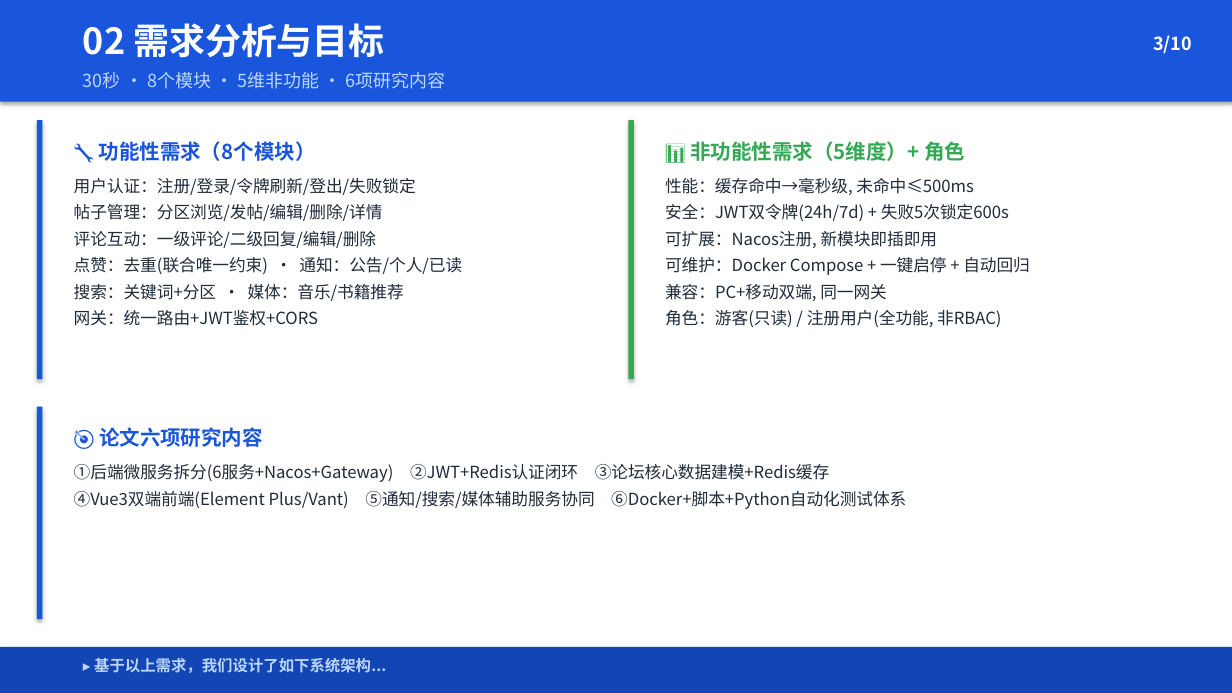
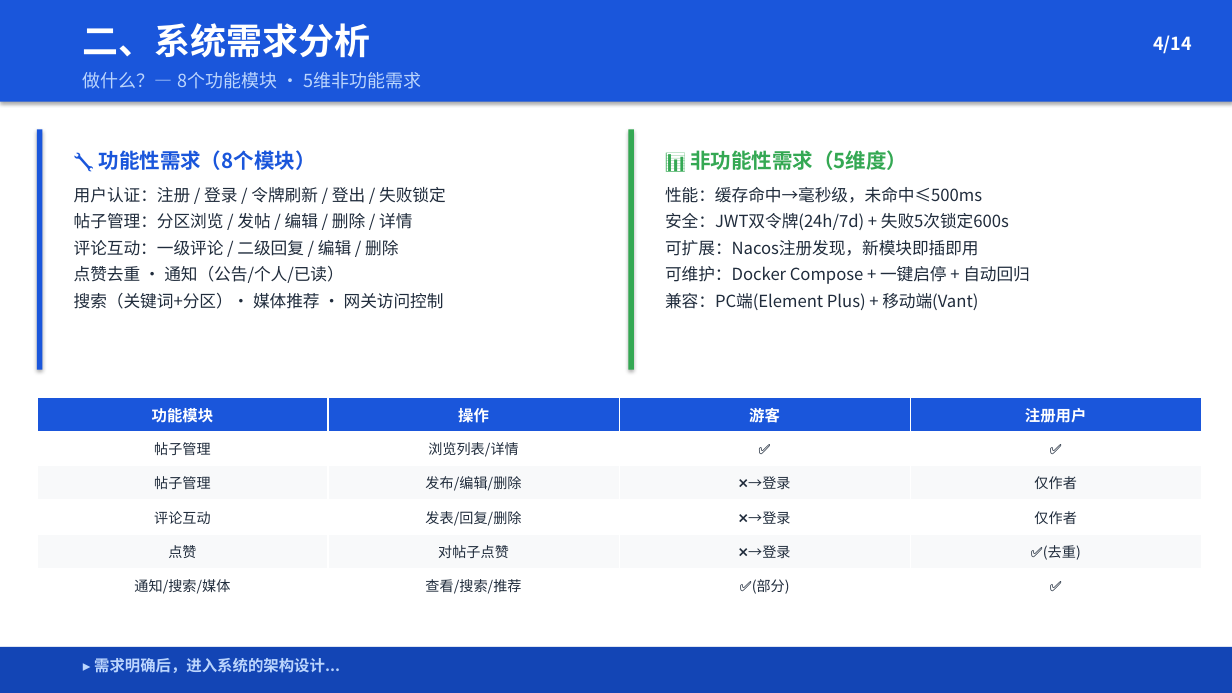
Before and after one commit to Wkjlovec/graduation_project_zhuang, a slide deck: slide 4 of docs/毕业答辩PPT.pptx (slide 3 before the commit). Drawn at 1232x693 pixels with LibreOffice and Linux fonts; fonts in the diff are those of the drawing. Boxes give left, top, right and bottom in pixels: in the first picture for what was removed or moved away, otherwise in the second. Text is boxed around its words. In the diff, an @@ line names an element or a change of style, - is before the commit and + after.

```diff
--- a/docs/毕业答辩PPT.pptx
+++ b/docs/毕业答辩PPT.pptx
@@ text at (83, 23, 370, 58): text changed @@
-02 需求分析与目标
+二、系统需求分析
@@ text at (1153, 35, 1192, 54): text changed @@
-3/10
+4/14
@@ text at (83, 72, 421, 89): text changed @@
-30秒 · 8个模块 · 5维非功能 · 6项研究内容
+做什么？— 8个功能模块 · 5维非功能需求
@@ rounded rectangle: place and size @@
-rounded rectangle at (37, 120, 610, 379)
+rounded rectangle at (37, 129, 610, 370)
@@ rounded rectangle: place and size @@
-rounded rectangle at (37, 120, 43, 379)
+rounded rectangle at (37, 129, 43, 370)
@@ text "🔧 功能性需求（8个模块）": place and size @@
-text "🔧 功能性需求（8个模块）" at (99, 141, 316, 161)
+text "🔧 功能性需求（8个模块）" at (99, 150, 316, 170)
@@ rounded rectangle: place and size @@
-rounded rectangle at (628, 120, 1202, 379)
+rounded rectangle at (628, 129, 1202, 370)
@@ rounded rectangle: place and size @@
-rounded rectangle at (628, 120, 634, 379)
+rounded rectangle at (628, 129, 634, 370)
@@ text at (690, 150, 908, 170): text changed @@
-📊 非功能性需求（5维度）+ 角色
+📊 非功能性需求（5维度）
@@ text at (74, 187, 446, 309): text changed @@
-用户认证：注册/登录/令牌刷新/登出/失败锁定
-帖子管理：分区浏览/发帖/编辑/删除/详情
-评论互动：一级评论/二级回复/编辑/删除
-点赞：去重(联合唯一约束) · 通知：公告/个人/已读
-搜索：关键词+分区 · 媒体：音乐/书籍推荐
-网关：统一路由+JWT鉴权+CORS
+用户认证：注册 / 登录 / 令牌刷新 / 登出 / 失败锁定
+帖子管理：分区浏览 / 发帖 / 编辑 / 删除 / 详情
+评论互动：一级评论 / 二级回复 / 编辑 / 删除
+点赞去重 · 通知（公告/个人/已读）
+搜索（关键词+分区）· 媒体推荐 · 网关访问控制
@@ text "性能：缓存命中→毫秒级，未命中≤500ms": place and size @@
-text "性能：缓存命中→毫秒级，未命中≤500ms" at (665, 178, 1030, 327)
+text "性能：缓存命中→毫秒级，未命中≤500ms" at (665, 187, 1030, 310)
@@ text at (665, 187, 982, 203): text changed @@
-性能：缓存命中→毫秒级, 未命中≤500ms
+性能：缓存命中→毫秒级，未命中≤500ms
@@ text at (665, 240, 979, 256): text changed @@
-可扩展：Nacos注册, 新模块即插即用
+可扩展：Nacos注册发现，新模块即插即用
@@ text at (665, 293, 978, 310): text changed @@
-兼容：PC+移动双端, 同一网关
-角色：游客(只读) / 注册用户(全功能, 非RBAC)
+兼容：PC端(Element Plus) + 移动端(Vant)
@@ rounded rectangle removed at (37, 407, 1202, 619) @@
@@ rounded rectangle removed at (37, 407, 43, 619) @@
@@ table added at (37, 397, 1202, 603), 6 rows, 4 columns @@
+功能模块 | 操作 | 游客 | 注册用户
+帖子管理 | 浏览列表/详情 | ✅ | ✅
+帖子管理 | 发布/编辑/删除 | ❌→登录 | 仅作者
+评论互动 | 发表/回复/删除 | ❌→登录 | 仅作者
+点赞 | 对帖子点赞 | ❌→登录 | ✅(去重)
+通知/搜索/媒体 | 查看/搜索/推荐 | ✅(部分) | ✅
@@ text removed at (99, 427, 263, 447) @@
-🎯 论文六项研究内容
@@ text removed at (74, 464, 906, 509) @@
-①后端微服务拆分(6服务+Nacos+Gateway) ②JWT+Redis认证闭环 ③论坛核心数据建模+Redis缓存
-④Vue3双端前端(Element Plus/Vant) ⑤通知/搜索/媒体辅助服务协同 ⑥Docker+脚本+Python自动化测试体系
@@ text at (94, 658, 325, 673): text changed @@
-▸ 基于以上需求，我们设计了如下系统架构...
+▸ 需求明确后，进入系统的架构设计...
```
Also in this commit, not shown: 6 other slides changed, 5 slides added, 1 slide removed, 1 other file.
